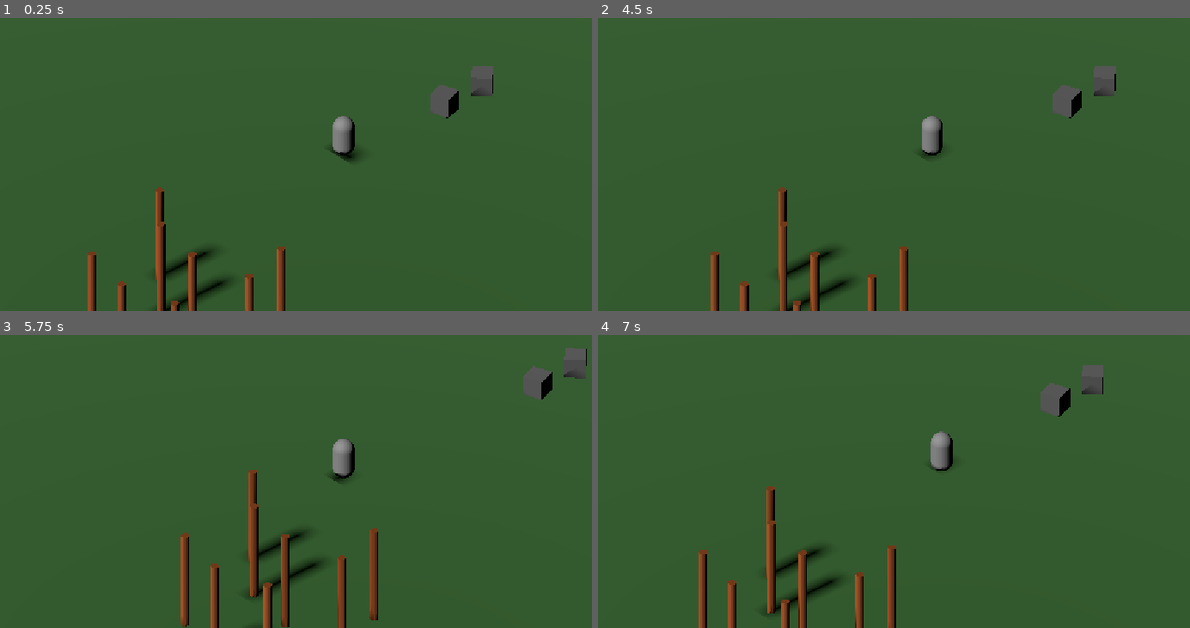
Above: before the commit, frames 1-4 (two rows, left to right).
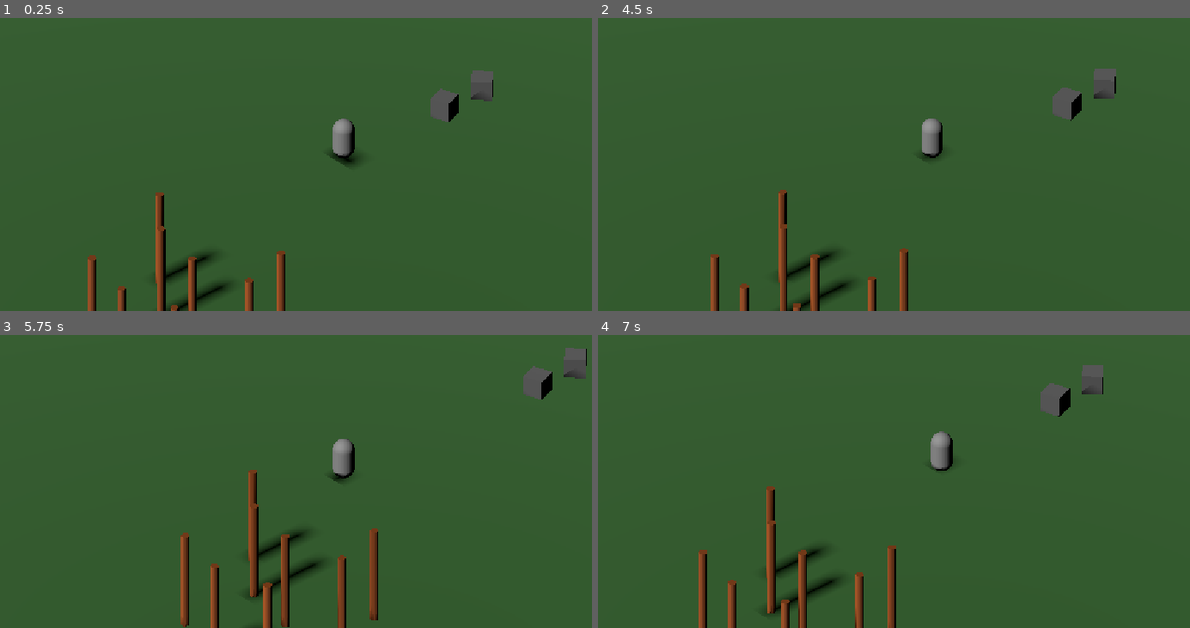
Above: after the commit, the same moments.

Repository: Ardensten/SurvivalSurvivors
Game: Godot game, scene res://main/main.tscn
Two runs of this game, one before a commit and one after it. Both use one fixed random seed, a clock stepped at 60 frames per second and the inputs below.
Inputs:
- Up to frame 1 (0.25 s): no input
- Up to frame 2 (4.5 s): tap Enter (ui_accept) at 0.5, 0.77, 1.52, 3.02, 3.77 s; hold Right (ui_right) 0.53-1.28 s; hold Down (ui_down) 1.28-2.03 s; hold Right (ui_right) 2.03-2.78 s; hold Up (ui_up) 2.78-3.53 s; hold Left (ui_left) from 3.53 s (still down); tap F6 (load_scene) at 4.15 s
- Up to frame 3 (5.75 s): tap Enter (ui_accept) at 4.52 s; release Left (ui_left) at 5.03 s; hold Down (ui_down) from 5.03 s (still down)
- Up to frame 4 (7 s): release Down (ui_down) at 5.78 s; hold Right (ui_right) 5.78-6.53 s; tap Enter (ui_accept) at 6.02, 6.77 s; hold Up (ui_up) from 6.53 s (still down)

The runs differ from the first frame. In frame 1, 1.1% of the frame differs, in the area x 14-84%, y 16-100%; in frame 2, 0.5%; in frame 3, less than 0.1%; in frame 4, less than 0.1%.

Commit message:
Added generic health component.

Diff:
--- /dev/null
+++ b/game/components/health/health_component.gd
@@ -0,0 +1,47 @@
+extends Node
+class_name HealthComponent
+
+signal died
+signal health_changed(current_health: float, max_health: float)
+
+@export var max_health: float = 100.0
+
+var current_health: float
+var is_dead: bool = false
+
+
+func _ready() -> void:
+	current_health = max_health
+
+
+func take_damage(amount: float) -> void:
+	if is_dead:
+		return
+
+	if amount <= 0.0:
+		return
+
+	current_health = max(current_health - amount, 0.0)
+	health_changed.emit(current_health, max_health)
+
+	if current_health <= 0.0:
+		die()
+
+
+func heal(amount: float) -> void:
+	if is_dead:
+		return
+
+	if amount <= 0.0:
+		return
+
+	current_health = min(current_health + amount, max_health)
+	health_changed.emit(current_health, max_health)
+
+
+func die() -> void:
+	if is_dead:
+		return
+
+	is_dead = true
+	died.emit()
--- /dev/null
+++ b/game/components/health/health_component.tscn
@@ -0,0 +1,6 @@
+[gd_scene format=3 uid="uid://c4ndltp5u8kpq"]
+
+[ext_resource type="Script" uid="uid://cocbp3gf4f8wu" path="res://game/components/health/health_component.gd" id="1_f68k4"]
+
+[node name="HealthComponent" type="Node" unique_id=525045617]
+script = ExtResource("1_f68k4")
--- a/game/player/player.gd
+++ b/game/player/player.gd
@@ -1,23 +1,25 @@
 extends CharacterBody3D
-
 
 const SPEED = 5.0
 const JUMP_VELOCITY = 4.5
 
+@onready var health_component: HealthComponent = $HealthComponent
+
+
+func _ready() -> void:
+	health_component.died.connect(_on_died)
+
 
 func _physics_process(delta: float) -> void:
-	# Add the gravity.
 	if not is_on_floor():
 		velocity += get_gravity() * delta
 
-	# Handle jump.
 	if Input.is_action_just_pressed("ui_accept") and is_on_floor():
 		velocity.y = JUMP_VELOCITY
 
-	# Get the input direction and handle the movement/deceleration.
-	# As good practice, you should replace UI actions with custom gameplay actions.
 	var input_dir := Input.get_vector("ui_left", "ui_right", "ui_up", "ui_down")
 	var direction := (transform.basis * Vector3(input_dir.x, 0, input_dir.y)).normalized()
+
 	if direction:
 		velocity.x = direction.x * SPEED
 		velocity.z = direction.z * SPEED
@@ -26,3 +28,7 @@
 		velocity.z = move_toward(velocity.z, 0, SPEED)
 
 	move_and_slide()
+
+
+func _on_died() -> void:
+	print("PLAYER DIED")
--- a/game/player/player.tscn
+++ b/game/player/player.tscn
@@ -1,6 +1,7 @@
 [gd_scene format=3 uid="uid://clc8ibsyeuehl"]
 
 [ext_resource type="Script" uid="uid://bm0k186hcaani" path="res://game/player/player.gd" id="1_obar5"]
+[ext_resource type="PackedScene" uid="uid://c4ndltp5u8kpq" path="res://game/components/health/health_component.tscn" id="2_b2mth"]
 
 [sub_resource type="CapsuleMesh" id="CapsuleMesh_15q6v"]
 
@@ -16,3 +17,5 @@
 [node name="CollisionShape3D" type="CollisionShape3D" parent="." unique_id=1412855244]
 transform = Transform3D(1, 0, 0, 0, 1, 0, 0, 0, 1, 0, -5.9604645e-08, 0)
 shape = SubResource("BoxShape3D_b2mth")
+
+[node name="HealthComponent" parent="." unique_id=525045617 instance=ExtResource("2_b2mth")]
--- a/main/main.tscn
+++ b/main/main.tscn
@@ -10,7 +10,7 @@
 script = ExtResource("1_3wy1v")
 
 [node name="Player" parent="." unique_id=1081011597 instance=ExtResource("1_pjrb6")]
-transform = Transform3D(1, 0, 0, 0, 1.0000001, 0, 0, 0, 1, 0, 1.0374845, 0)
+transform = Transform3D(1, 0, 0, 0, 1, 0, 0, 0, 1, 0, 1.4133425, 0)
 
 [node name="Camera" parent="." unique_id=758977669 node_paths=PackedStringArray("target") instance=ExtResource("2_c651c")]
 target = NodePath("../Player")
@@ -18,5 +18,4 @@
 
 [node name="World" parent="." unique_id=535120413 instance=ExtResource("2_xwkvk")]
 
-[node name="DebugOverlay" parent="." unique_id=1587992545 node_paths=PackedStringArray("player") instance=ExtResource("4_c651c")]
-player = NodePath("../Player")
+[node name="DebugOverlay" parent="." unique_id=1587992545 instance=ExtResource("4_c651c")]
Not shown, added: game/components/health/health_component.gd.uid
